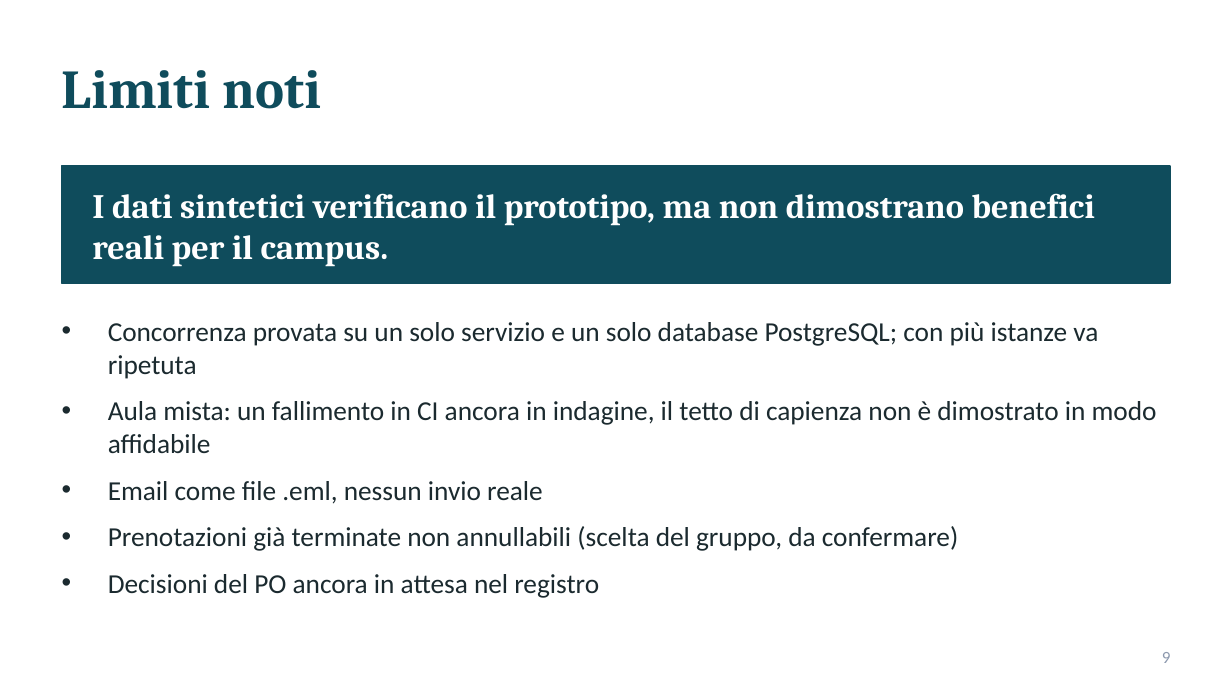
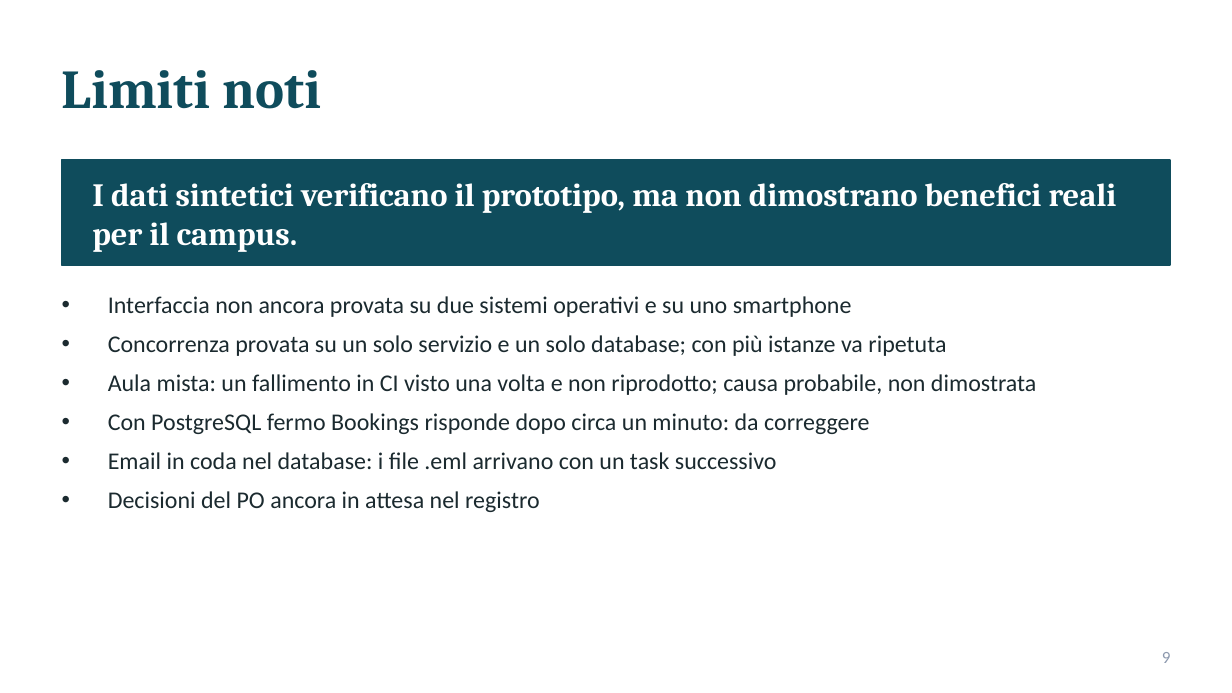
Before and after one commit to loggione-finale/smartcampus, a slide deck: slide 9 of docs/presentation-slides.pptx. Drawn at 1232x693 pixels with LibreOffice and Linux fonts; fonts in the diff are those of the drawing. Boxes give left, top, right and bottom in pixels: in the first picture for what was removed or moved away, otherwise in the second. Text is boxed around its words. In the diff, an @@ line names an element or a change of style, - is before the commit and + after.

```diff
--- a/docs/presentation-slides.pptx
+++ b/docs/presentation-slides.pptx
@@ rectangle: place and size @@
-rectangle at <box>62,166,1170,283</box>
+rectangle at <box>62,160,1170,265</box>
@@ text "I dati sintetici verificano il ...": place and size @@
-text "I dati sintetici verificano il ..." at <box>92,193,1095,267</box>
+text "I dati sintetici verificano il ..." at <box>92,183,1117,252</box>
@@ text "I dati sintetici verificano il ..." at <box>92,183,1117,252</box>: size 20 to 19 pt @@
@@ text "Interfaccia non ancora provata su ...": place and size @@
-text "Interfaccia non ancora provata su ..." at <box>108,322,1157,598</box>
+text "Interfaccia non ancora provata su ..." at <box>108,296,1036,512</box>
@@ text at <box>108,296,1036,469</box>: text changed; size 16 to 14 pt @@
-• Concorrenza provata su un solo servizio e un solo database PostgreSQL; con più istanze va ripetuta
-• Aula mista: un fallimento in CI ancora in indagine, il tetto di capienza non è dimostrato in modo affidabile
-• Email come file .eml, nessun invio reale
-• Prenotazioni già terminate non annullabili (scelta del gruppo, da confermare)
+• Interfaccia non ancora provata su due sistemi operativi e su uno smartphone
+• Concorrenza provata su un solo servizio e un solo database; con più istanze va ripetuta
+• Aula mista: un fallimento in CI visto una volta e non riprodotto; causa probabile, non dimostrata
+• Con PostgreSQL fermo Bookings risponde dopo circa un minuto: da correggere
+• Email in coda nel database: i file .eml arrivano con un task successivo
@@ text at <box>108,491,540,512</box>: size 16 to 14 pt in "Decisioni del PO ancora in attesa nel ..."; less space between paragraphs @@
```
Also in this commit, not shown: 3 other slides changed, 1 other file.
